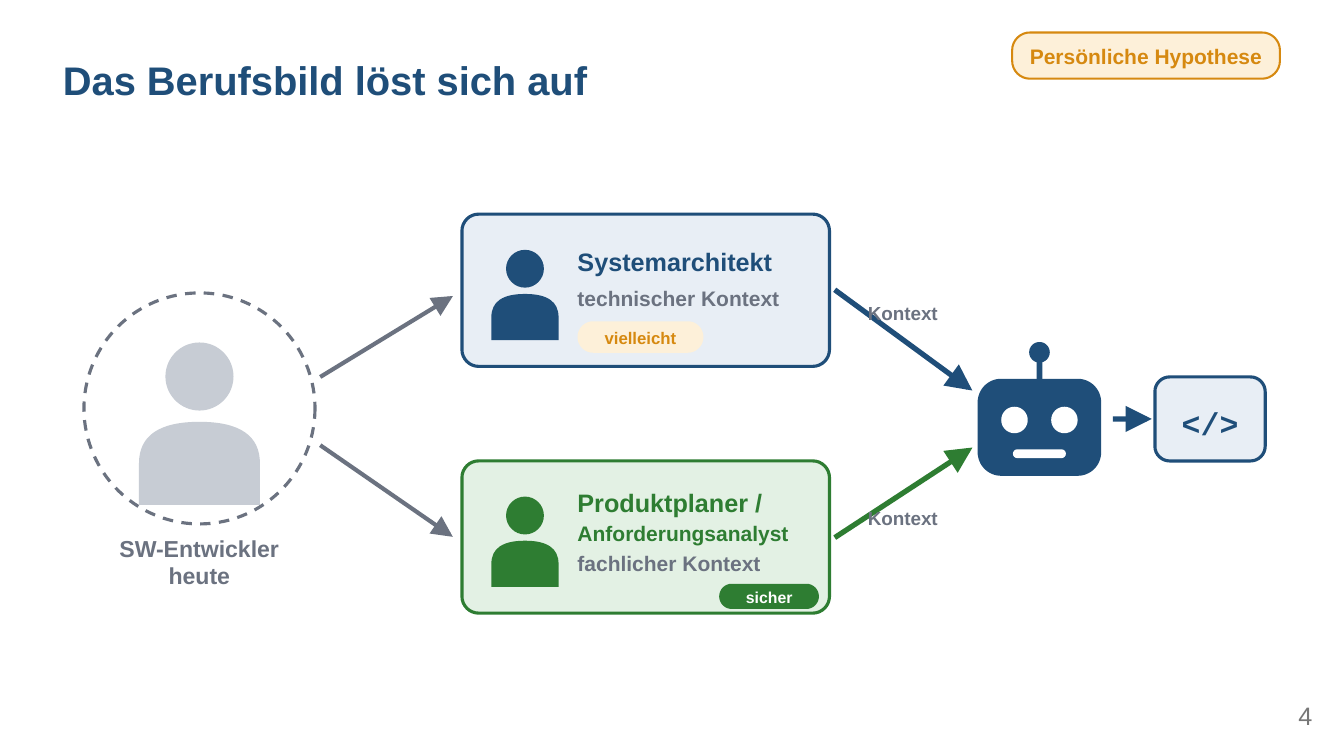
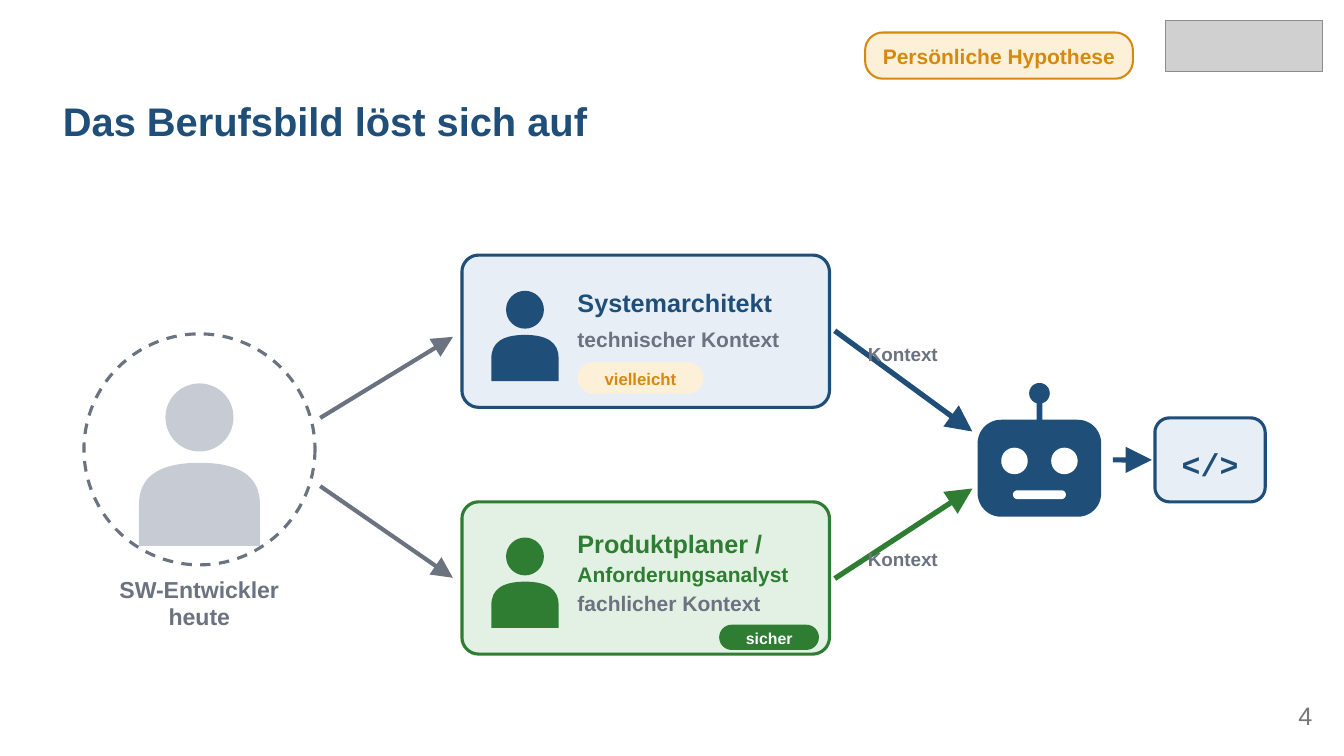
Before and after one commit to bodote/bodote.github.io, a slide deck: slide 4 of doc/powerpoints/Issue-Grundlage-Claude.odp. Drawn at 1344x756 pixels with LibreOffice and Linux fonts; fonts in the diff are those of the drawing; grey boxes stand for pictures. Boxes give left, top, right and bottom in pixels: in the first picture for what was removed or moved away, otherwise in the second. Text is boxed around its words. In the diff, an @@ line names an element or a change of style, - is before the commit and + after.

```diff
--- a/doc/powerpoints/Issue-Grundlage-Claude.odp
+++ b/doc/powerpoints/Issue-Grundlage-Claude.odp
@@ picture added at (1166,21,1323,72) @@
@@ 2 freeform shapes, 1 text: place and size @@
-2 freeform shapes, 1 text at (1012,32,1280,79)
+2 freeform shapes, 1 text at (865,32,1133,79)
@@ 25 freeform shapes, 13 texts, 6 lines: place and size @@
-25 freeform shapes, 13 texts, 6 lines at (63,66,1265,613)
+25 freeform shapes, 13 texts, 6 lines at (63,107,1265,654)
```
Also in this commit, not shown: 25 other slides changed.
